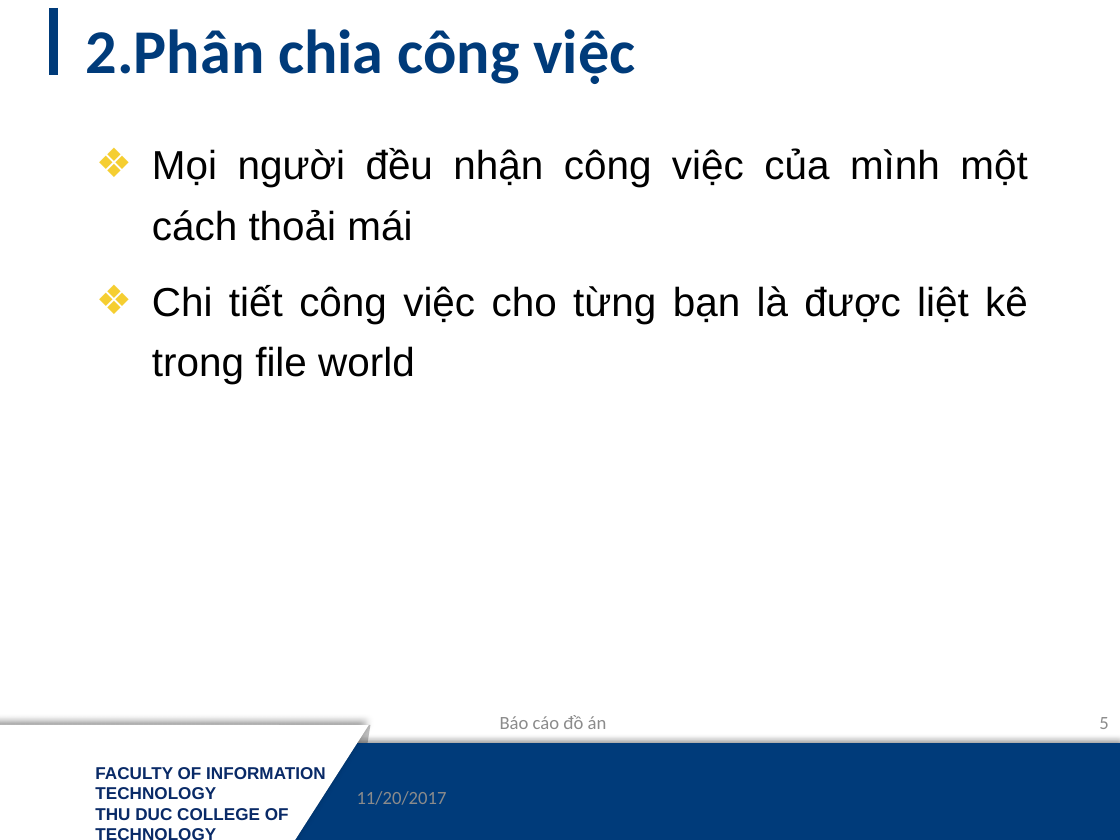
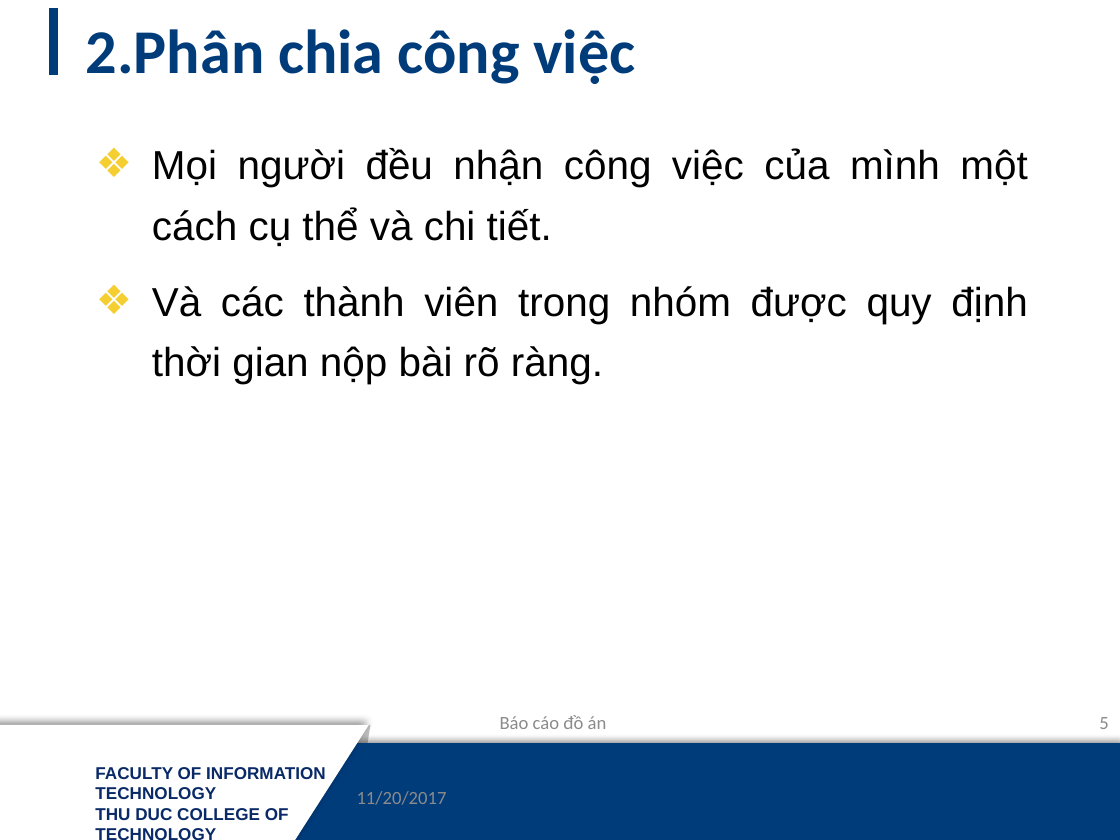
Before and after one commit to mynameissss/NM03_NHOM7, a slide deck: slide 5 of Báo-cáo-đồ-án.pptx. Drawn at 1120x840 pixels with LibreOffice and Linux fonts; fonts in the diff are those of the drawing; background and template pictures are left out. Boxes give left, top, right and bottom in pixels: in the first picture for what was removed or moved away, otherwise in the second. Text is boxed around its words. In the diff, an @@ line names an element or a change of style, - is before the commit and + after.

```diff
--- a/Báo-cáo-đồ-án.pptx
+++ b/Báo-cáo-đồ-án.pptx
@@ text at (x1=152, y1=148, x2=1027, y2=384): text changed @@
-❖ Mọi người đều nhận công việc của mình một cách thoải mái
-❖ Chi tiết công việc cho từng bạn là được liệt kê trong file world
+❖ Mọi người đều nhận công việc của mình một cách cụ thể và chi tiết.
+❖ Và các thành viên trong nhóm được quy định thời gian nộp bài rõ ràng.
```
Also in this commit, not shown: 7 other slides changed, 1 slide added, 1 slide removed, 1 other file.
